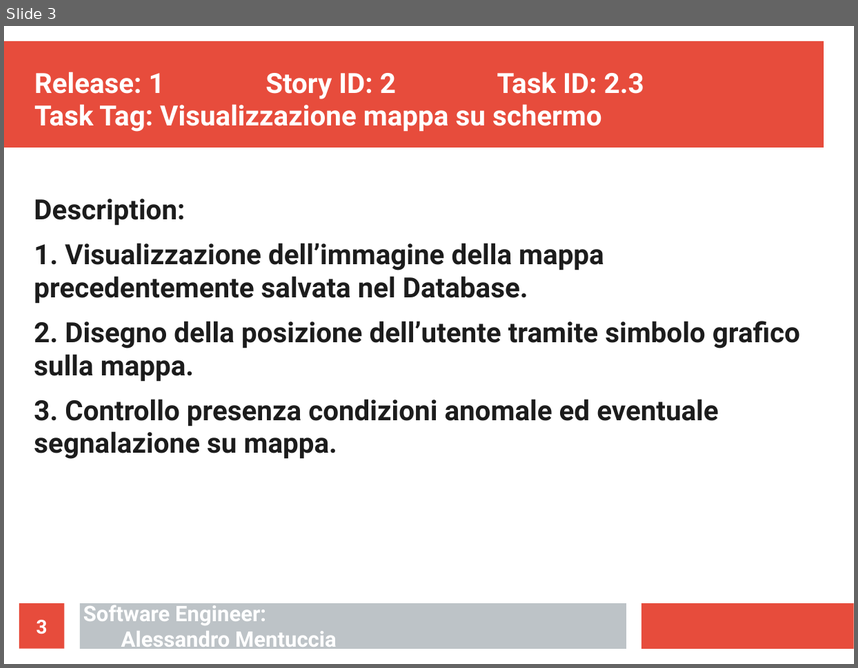
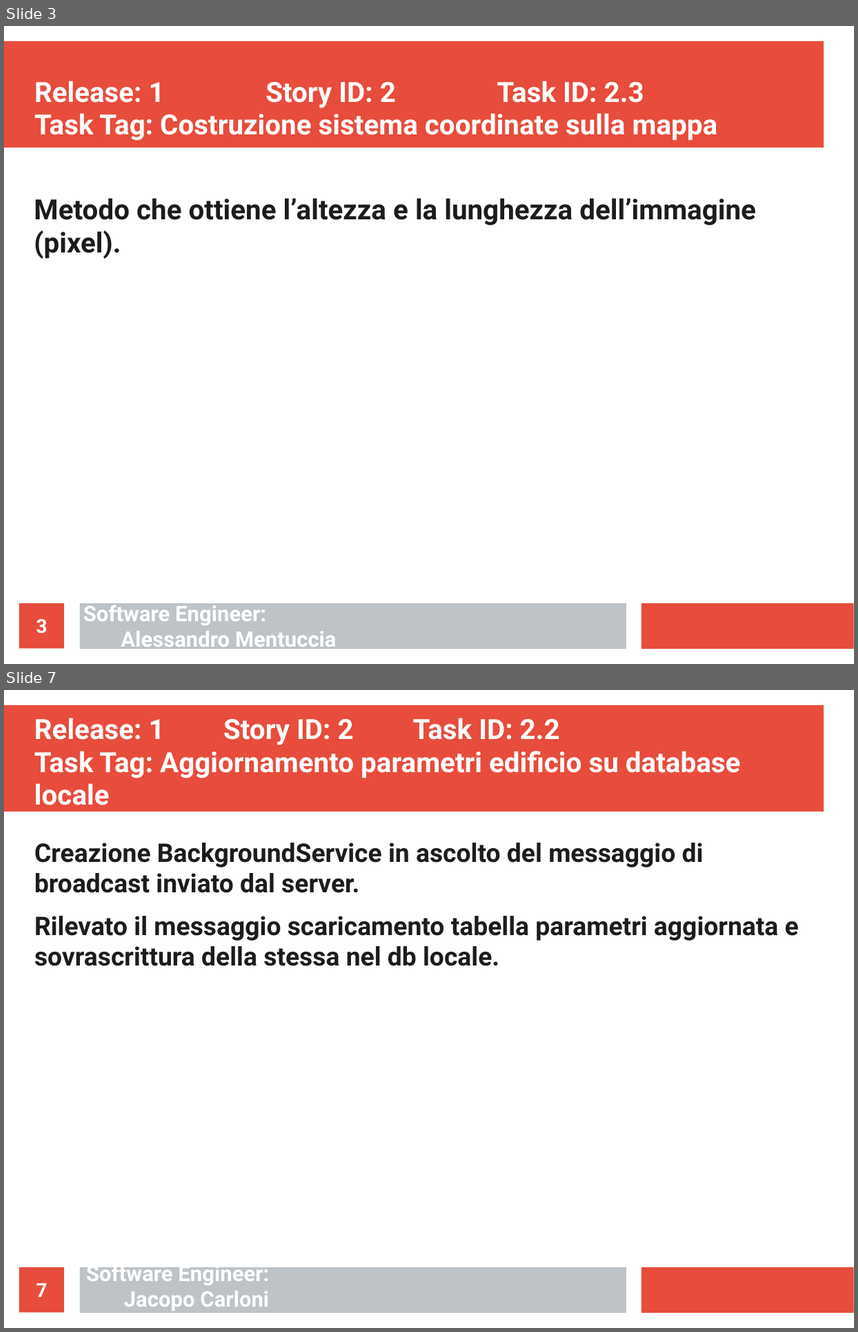
Before and after one commit to ecorradini/ProgettoIDS, a slide deck: AnalisiRequisiti/TaskGestioneMappe.ppt. Shown one above the other, each under a label of ours: slide 3 before the commit, slides 3 and 7 after it; the slides between them are not shown. The pictures are 858x668 and 858x1332 pixels, drawn with LibreOffice and Linux fonts; fonts in the diff are those of the drawing. Boxes give left, top, right and bottom in pixels: in the first picture for what was removed or moved away, otherwise in the second. Text is boxed around its words. In the diff, an @@ line names an element or a change of style, - is before the commit and + after.

Commit message:
TASK

```diff
--- a/AnalisiRequisiti/TaskGestioneMappe.ppt
+++ b/AnalisiRequisiti/TaskGestioneMappe.ppt
@@ slide 7 added at (4,690,854,1328), background #FFFFFF; not listed: 3 template elements that a slide beside it also shows @@
@@ text added at (34,718,740,805), 26 pt, text #FFFFFF, bold @@
+Release: 1 Story ID: 2 Task ID: 2.2
+Task Tag: Aggiornamento parametri edificio su database locale
@@ text added at (34,842,799,966), 24 pt, text #1C1C1C, bold @@
+Creazione BackgroundService in ascolto del messaggio di broadcast inviato dal server.
+Rilevato il messaggio scaricamento tabella parametri aggiornata e sovrascrittura della stessa nel db locale.
@@ page number added at (19,1267,65,1312), fill #E74C3C, 18 pt, text #FFFFFF, bold @@
+7
@@ text added at (86,1261,269,1310), 20 pt, text #FFFFFF, bold @@
+Software Engineer:
+Jacopo Carloni
@@ slide 3 changed as well @@
@@ title at (34,81,718,141): text changed @@
-Release: 1 Story ID: 2 Task ID: 2.3
-Task Tag: Visualizzazione mappa su schermo
+Release: 1 Story ID: 2 Task ID: 2.3
+Task Tag: Costruzione sistema coordinate sulla mappa
@@ text at (34,198,756,259): text changed @@
-Description:
-1. Visualizzazione dell’immagine della mappa precedentemente salvata nel Database.
-2. Disegno della posizione dell’utente tramite simbolo grafico sulla mappa.
-3. Controllo presenza condizioni anomale ed eventuale segnalazione su mappa.
+Metodo che ottiene l’altezza e la lunghezza dell’immagine (pixel).
```
Also in this commit, not shown: 2 other slides changed, 5 other slides added, 1 slide removed, 2 other files.
